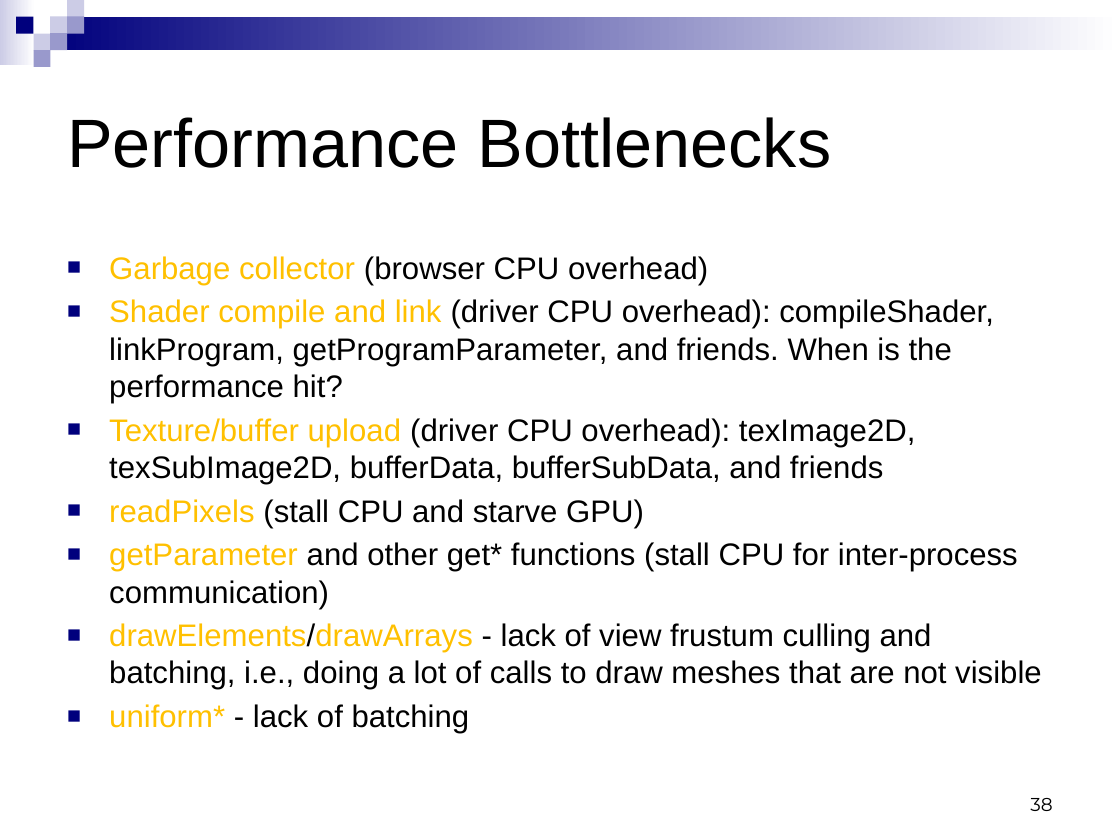
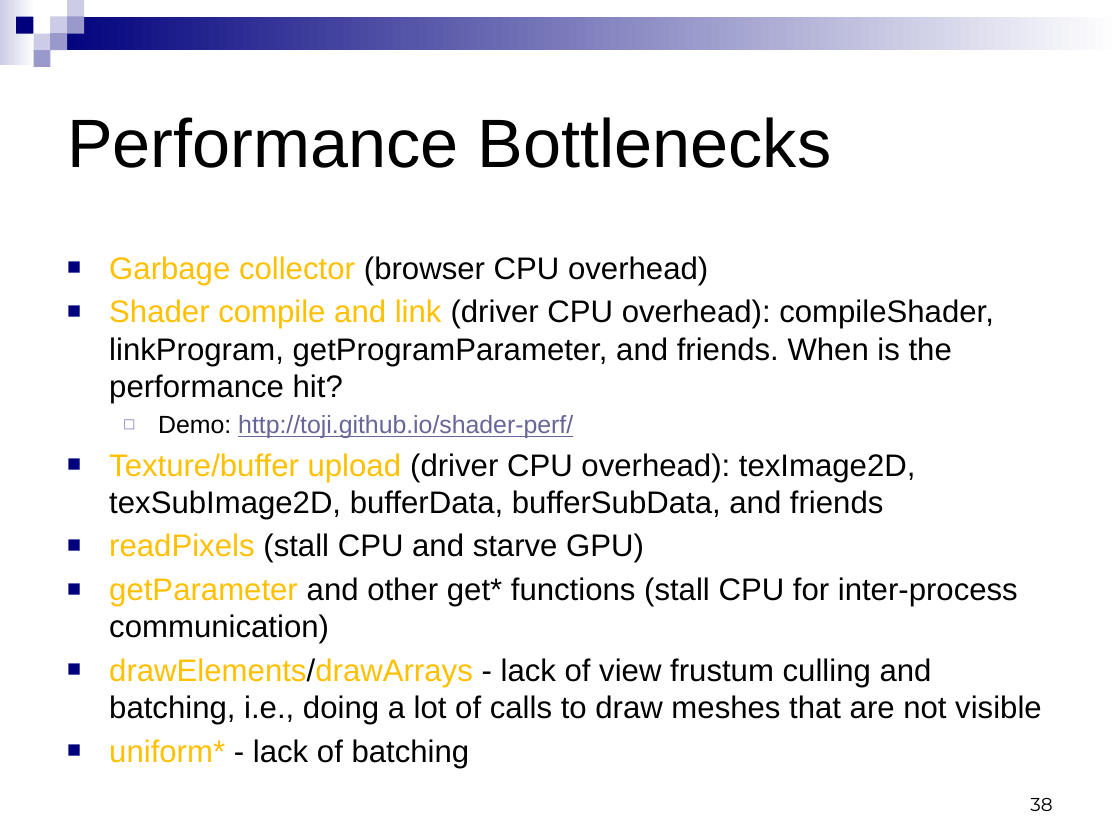
Before and after one commit to CIS565-Fall-2016/cis565-fall-2016.github.io, a slide deck: slide 38 of lectures/7-WebGL.pptx. Drawn at 1120x840 pixels with LibreOffice and Linux fonts; fonts in the diff are those of the drawing. Boxes give left, top, right and bottom in pixels: in the first picture for what was removed or moved away, otherwise in the second. Text is boxed around its words. In the diff, an @@ line names an element or a change of style, - is before the commit and + after.

```diff
--- a/lectures/7-WebGL.pptx
+++ b/lectures/7-WebGL.pptx
@@ text at <box>158,415,573,438</box>: paragraph added @@
+  ◻ Demo: http://toji.github.io/shader-perf/
```
Also in this commit, not shown: 2 other slides changed.
